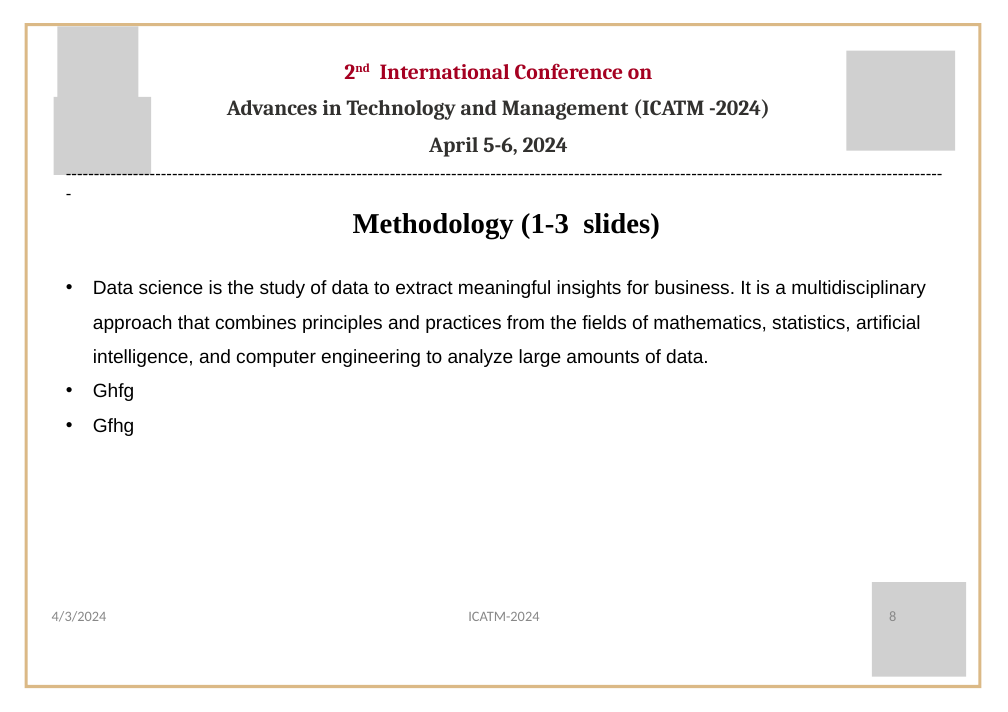
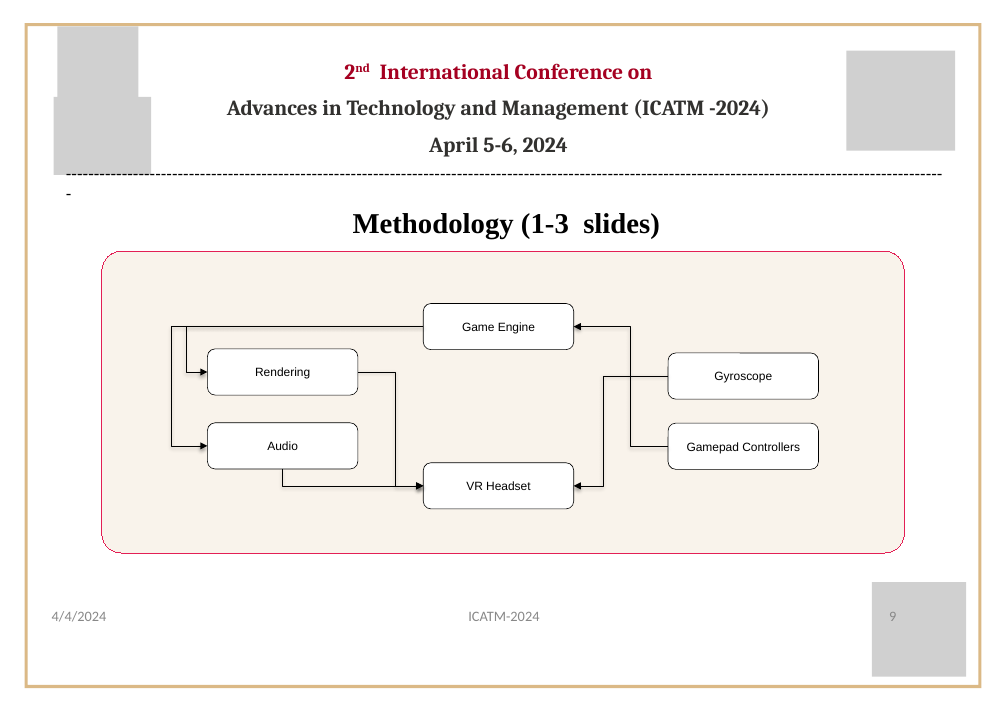
Before and after one commit to ShrutiSabbanii/VRHorror, a slide deck: slide 9 of ICATM/ICATM-2024 presenation template.pptx (slide 8 before the commit). Drawn at 1008x712 pixels with LibreOffice and Linux fonts; fonts in the diff are those of the drawing; grey boxes stand for pictures; background and template pictures are left out. Boxes give left, top, right and bottom in pixels: in the first picture for what was removed or moved away, otherwise in the second. Text is boxed around its words. In the diff, an @@ line names an element or a change of style, - is before the commit and + after.

```diff
--- a/ICATM/ICATM-2024 presenation template.pptx
+++ b/ICATM/ICATM-2024 presenation template.pptx
@@ rounded rectangle added at box(102, 251, 905, 553), fill #F9F3EB, outline #E31F55 0.75 pt @@
@@ text removed at box(93, 280, 926, 436) @@
-• Data science is the study of data to extract meaningful insights for business. It is a multidisciplinary approach that combines principles and practices from the fields of mathematics, statistics, artificial intelligence, and computer engineering to analyze large amounts of data.
-• Ghfg
-• Gfhg
@@ elbow arrow added from (423, 327) to (208, 446), #000000 0.5 pt @@
@@ elbow arrow added from (423, 327) to (208, 373), #000000 0.5 pt @@
@@ rounded rectangle added at box(423, 304, 573, 350), fill #FFFFFF, outline #000000 0.5 pt, 10 pt, text #000000 @@
+Game Engine
@@ elbow arrow added from (668, 447) to (573, 327), #000000 0.5 pt @@
@@ rounded rectangle added at box(208, 349, 358, 396), fill #FFFFFF, outline #000000 0.5 pt, 10 pt, text #000000 @@
+Rendering
@@ rounded rectangle added at box(668, 354, 818, 400), fill #FFFFFF, outline #000000 0.5 pt, 10 pt, text #000000 @@
+Gyroscope
@@ elbow arrow added from (358, 373) to (423, 486), #000000 0.5 pt @@
@@ elbow arrow added from (668, 376) to (573, 486), #000000 0.5 pt @@
@@ rounded rectangle added at box(208, 423, 358, 470), fill #FFFFFF, outline #000000 0.5 pt, 10 pt, text #000000 @@
+Audio
@@ rounded rectangle added at box(668, 423, 818, 470), fill #FFFFFF, outline #000000 0.5 pt, 10 pt, text #000000 @@
+Gamepad Controllers
@@ elbow arrow added from (283, 469) to (423, 486), #000000 0.5 pt @@
@@ rounded rectangle added at box(423, 463, 573, 510), fill #FFFFFF, outline #000000 0.5 pt, 10 pt, text #000000 @@
+VR Headset
@@ text at box(52, 611, 107, 622): text changed @@
-4/3/2024
+4/4/2024
@@ page number at box(889, 612, 896, 621): text changed @@
-8
+9
```
Also in this commit, not shown: 16 other slides changed, 1 slide added, 14 other files.
